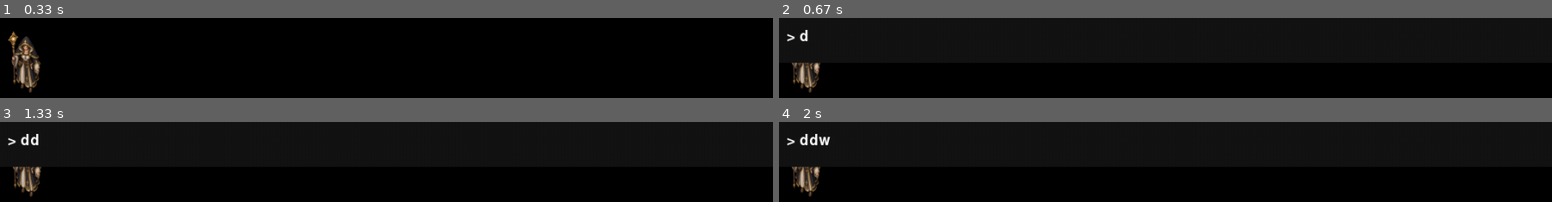
Above: before the commit, frames 1-4 (two rows, left to right).
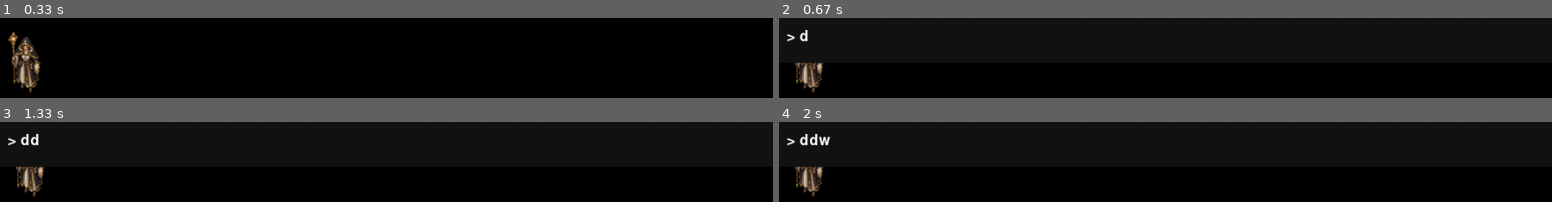
Above: after the commit, the same moments.

Repository: PonyPaPony/MyFirstGame
Game: pygame game, started from main.py
Two runs of this game, one before a commit and one after it. Both use one fixed random seed, a clock stepped at 60 frames per second and the inputs below.
Inputs (mouse positions are in pixels of both pictures, inside the frame that each line leads up to):
- Up to frame 1 (0.33 s): no input
- Up to frame 2 (0.67 s): hold ` from 0.33 s (still down); hold D from 0.33 s (still down)
- Up to frame 3 (1.33 s): release ` at 0.8 s; release D at 0.8 s; click (outside the picture) at 0.93 s; hold D from 1.22 s (still down)
- Up to frame 4 (2 s): release D at 1.68 s; hold W from 1.77 s (still down)

Frame 1 is identical in both runs. In frame 2, 0.9% of the frame differs, in the area x 1-6%, y 55-94%; in frame 3, 0.9%; in frame 4, 0.9%.

Commit message:
update to v0.0.1c

Diff:
--- a/combat.py
+++ b/combat.py
@@ -88,3 +88,6 @@
         )
 
     return True
+
+def is_alive(unit):
+    return unit['current_health'] > 0
--- a/config.py
+++ b/config.py
@@ -45,7 +45,7 @@
     'line': pygame.draw.line,
 }
 
-ARGO = {
+AGGRO = {
     'melee': 3 * TILE_SIZE,
     'range': 5 * TILE_SIZE,
     'mage': 5 * TILE_SIZE,
--- a/console.py
+++ b/console.py
@@ -215,11 +215,10 @@
             )
 
     @DevConsole.command('run')
-    def run_t(self, number=1, name='goblin_swordman'):
-        real_name = self.get_real_name(name)
+    def run_t(self, number=1, name='sword'):
         self.teleport(500, 500)
         self.debug_print('player')
-        self.spawn(real_name , number)
+        self.spawn(name, number)
         self.teleport(800, 800)
         self.debug_print('enemy')
 
@@ -231,3 +230,9 @@
         else:
             for enemy in self.enemies:
                 enemy.stats['current_health'] = num
+
+    @DevConsole.command("status")
+    def status(self):
+        print(f"Player HP: {self.player.stats['current_health']}")
+        for enemy in self.enemies:
+            print(f"Enemy HP: {enemy.stats['current_health']}")
--- a/enemy.py
+++ b/enemy.py
@@ -23,7 +23,7 @@
 
         self.unit = {
             'slots': config.SLOTS[unit_type],
-            'aggro': config.ARGO[unit_type],
+            'aggro': config.AGGRO[unit_type],
             'leash': config.LEASH[unit_type],
             'zone': config.ZONE[unit_type]
         }
@@ -103,6 +103,7 @@
         home_distance = self.get_distance(self.spawn_pos)
         if home_distance <= 1:
             self.state = 'idle'
+            self.stats['current_health'] = self.stats['max_health']
             self.surround_slot = None
             self.is_charging = False
 
@@ -154,8 +155,7 @@
         if self.aggro_cooldown > 0:
             self.aggro_cooldown = max(0, self.aggro_cooldown - dt)
 
-        if self.attack_timer > 0:
-            self.attack_timer = max(0, self.attack_timer - dt)
+        self.update(dt)
 
         harry_potter = self.states[self.state]
         harry_potter(target, distance, dt, bounds, obstacles, enemies)
--- a/entity.py
+++ b/entity.py
@@ -6,7 +6,6 @@
     def __init__(self, image, x, y, stats, unit_type):
         self.image = image
         self.pos = pygame.Vector2(x, y)
-        self.spawn_pos = self.pos.copy()
         self.stats = stats
         self.unit_type = unit_type
 
@@ -166,3 +165,7 @@
             obstacles=obstacles,
             speed_multiplier=speed_multiplier
         )
+
+    def update(self, dt):
+        if self.attack_timer > 0:
+            self.attack_timer = max(0, self.attack_timer - dt)
--- a/main.py
+++ b/main.py
@@ -1,66 +1,23 @@
 import config
 import pygame
 from enemy import Enemy
-from entity import Entity
+from player import Player
+from pygame_utils import Foo
 from debug import DebugRenderer
 from console import DevConsole, DevCommands
-from spawner import multi_spawn, spawn_creature
+from spawner import spawn_creature
+from combat import is_alive
 
 
-def create_screen(mode):
-    width, height = config.SCREEN_SETTINGS[mode]['size']
-    method = config.SCREEN_SETTINGS[mode]['method']
+foo = Foo()
 
-    screen = pygame.display.set_mode((width, height), method)
-
-    return screen, *screen.get_size()
-
-def setup_pygame():
-    pygame.init()
-
-    screen, w, h = create_screen('Window')
-    world = pygame.Surface((config.SURW, config.SURH))
-    world_rect = world.get_rect()
-    pygame.display.set_caption(config.GAME_NAME)
-    clock = pygame.time.Clock()
-    camera = [0, 0, w, h]
-    camera_rect = pygame.Rect(camera)
-
-    return screen, world,  world_rect, clock, camera_rect
-
-def handle_events(dc):
-    for event in pygame.event.get():
-
-        if event.type == pygame.QUIT:
-            return False
-
-        if event.type != pygame.KEYDOWN:
-            continue
-
-        if event.key == pygame.K_BACKQUOTE:
-            dc.toggle()
-            continue
-
-        if dc.opened:
-            dc.handle_event(event)
-
-    return True
-
-def handle_move(keys):
-    dx, dy = 0, 0
-    for key, (mx, my) in config.MOVEMENT.items():
-        if keys[key]:
-            dx += mx
-            dy += my
-    return dx, dy
-
-screen, world, world_rect, clock, camera_rect = setup_pygame()
-
+screen, world, world_rect, clock, camera_rect = foo.setup_pygame()
 
 running = True
 
-priscilla = spawn_creature(Entity, 'priscilla', (0, 0))
+priscilla = spawn_creature(Player, 'priscilla', (0, 0), max_health=10000, speed=50)
 enemies = []
+npc = []
 
 db = DebugRenderer(screen)
 cmd = DevCommands(priscilla, enemies, db)
@@ -68,22 +25,21 @@
 
 cmd.register_all(dc)
 
-start_time = None
-
 while running:
-    running = handle_events(dc)
+    events = foo.get_events()
+    running = foo.handle_events(dc, events)
     dt = clock.tick(config.FPS) / 1000
 
     world.fill(config.BACKGROUND_COLOR)
 
     keys = pygame.key.get_pressed()
-
-    if keys[pygame.K_d] and start_time is None:
-        start_time = pygame.time.get_ticks()
+    mouse_pos = foo.world_mouse(events, camera_rect)
 
     if not dc.opened:
-        dx, dy = handle_move(keys)
-        priscilla.move(pygame.Vector2(dx, dy), dt, world_rect, obstacles=enemies)
+        dx, dy = foo.handle_move(keys)
+        priscilla.update_player(pygame.Vector2(dx, dy), dt, mouse_pos, world_rect, enemies)
+
+        enemies[:] = [enemy for enemy in enemies if is_alive(enemy.stats)]
 
         for enemy in enemies:
             obstacles = [priscilla] + [unit for unit in enemies if unit is not enemy]
@@ -93,6 +49,9 @@
 
     for enemy in enemies:
         enemy.draw(world)
+
+    for person in npc: # for future NPC drawing
+        pass
 
     camera_rect.center = priscilla.get_rect().center
     camera_rect.clamp_ip(world_rect)
--- /dev/null
+++ b/player.py
@@ -0,0 +1,31 @@
+from entity import Entity
+from combat import try_attack
+
+class Player(Entity):
+    def __init__(self, image, x, y, stats, unit_type):
+        super().__init__(image, x, y, stats, unit_type)
+
+    def update_player(self, direction, dt, mouse_pos, world_rect, enemies):
+        self.update(dt)
+        self.attack(mouse_pos, enemies)
+        self.move(direction, dt, world_rect, obstacles=enemies)
+
+    def get_target(self, mouse_pos, targets):
+        if mouse_pos is None:
+            return None
+
+        for target in targets:
+            if target.get_rect().collidepoint(mouse_pos):
+                return target
+
+        return None
+
+    def attack_target(self, target):
+        if target is None:
+            return
+
+        try_attack(self, target)
+
+    def attack(self, mouse_pos, targets):
+        target = self.get_target(mouse_pos, targets)
+        self.attack_target(target)
--- /dev/null
+++ b/pygame_utils.py
@@ -0,0 +1,71 @@
+import pygame
+import config
+
+
+class Foo: # temporary name
+    def create_screen(self, mode):
+        width, height = config.SCREEN_SETTINGS[mode]['size']
+        method = config.SCREEN_SETTINGS[mode]['method']
+
+        screen = pygame.display.set_mode((width, height), method)
+
+        return screen, *screen.get_size()
+
+    def setup_pygame(self):
+        pygame.init()
+
+        screen, w, h = self.create_screen('Window')
+        world = pygame.Surface((config.SURW, config.SURH))
+        world_rect = world.get_rect()
+        pygame.display.set_caption(config.GAME_NAME)
+        clock = pygame.time.Clock()
+        camera = [0, 0, w, h]
+        camera_rect = pygame.Rect(camera)
+
+        return screen, world,  world_rect, clock, camera_rect
+
+    def get_events(self):
+        return pygame.event.get()
+
+    def handle_events(self, dc, events):
+        for event in events:
+
+            if event.type == pygame.QUIT:
+                return False
+
+            if event.type != pygame.KEYDOWN:
+                continue
+
+            if event.key == pygame.K_BACKQUOTE:
+                dc.toggle()
+                continue
+
+            if dc.opened:
+                dc.handle_event(event)
+
+        return True
+
+    def player_mouse(self, events):
+        for event in events:
+            if event.type == pygame.MOUSEBUTTONDOWN:
+                if event.button == 1:
+                    return pygame.Vector2(event.pos)
+                else:
+                    return None
+        return None
+
+    def world_mouse(self, events, camera_rect):
+        mouse = self.player_mouse(events)
+
+        if mouse is None:
+            return None
+
+        return mouse + camera_rect.topleft
+
+    def handle_move(self, keys):
+        dx, dy = 0, 0
+        for key, (mx, my) in config.MOVEMENT.items():
+            if keys[key]:
+                dx += mx
+                dy += my
+        return dx, dy
Not shown, added: Idea.md
